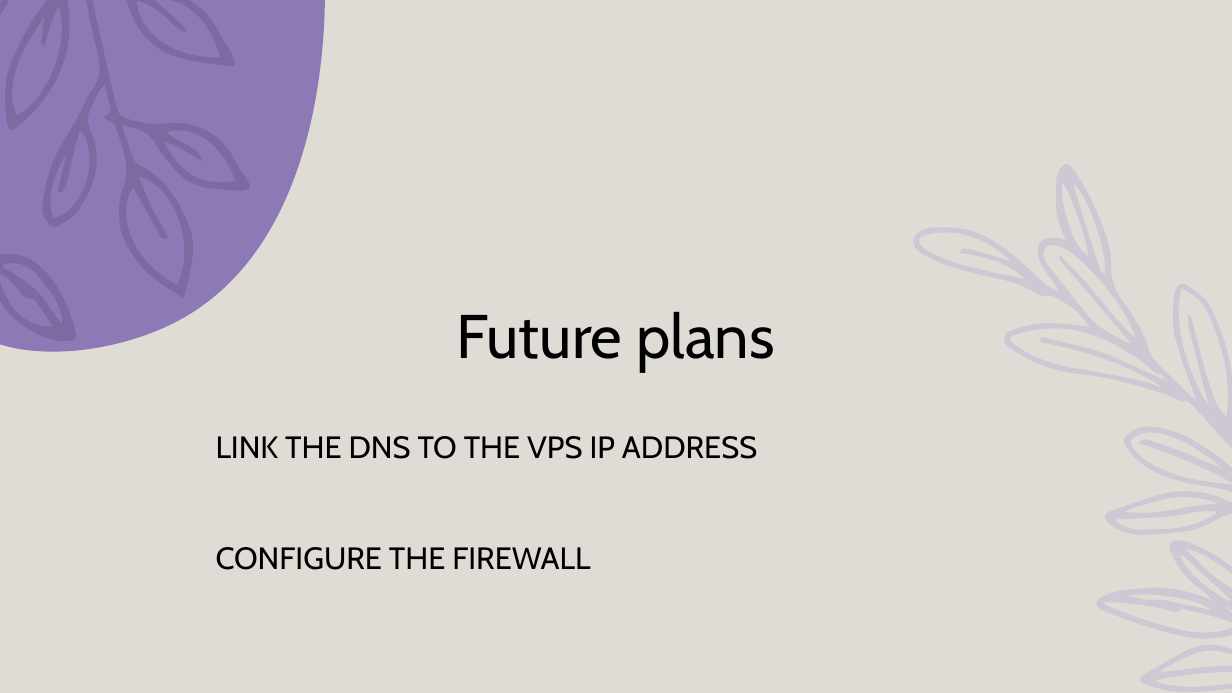
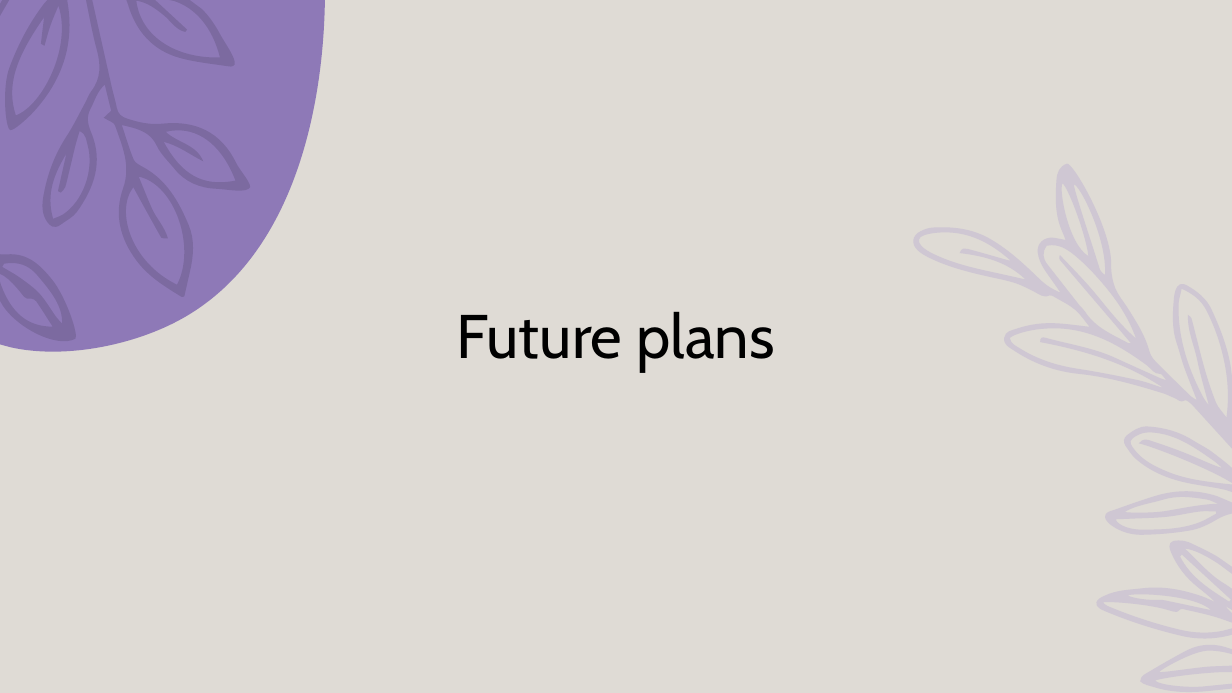
Before and after one commit to seli-hom/Unix-Final, a slide deck: slide 13 of Unix Presentation.pptx (slide 14 before the commit). Drawn at 1232x693 pixels with LibreOffice and Linux fonts; fonts in the diff are those of the drawing; background and template pictures are left out. Boxes give left, top, right and bottom in pixels: in the first picture for what was removed or moved away, otherwise in the second. Text is boxed around its words. In the diff, an @@ line names an element or a change of style, - is before the commit and + after.

```diff
--- a/Unix Presentation.pptx
+++ b/Unix Presentation.pptx
@@ text removed at (x1=216, y1=436, x2=757, y2=570) @@
-LINK THE DNS TO THE VPS IP ADDRESS
-CONFIGURE THE FIREWALL
```
Also in this commit, not shown: 4 other slides changed, 1 slide added, 2 slides removed.
